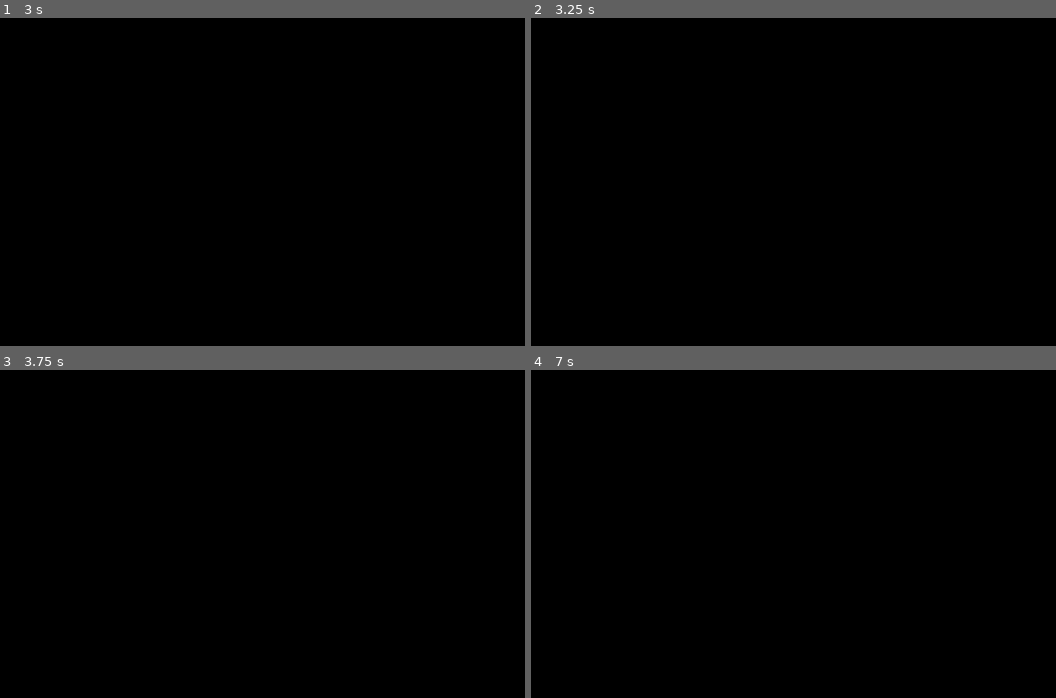
Above: before the commit, frames 1-4 (two rows, left to right).
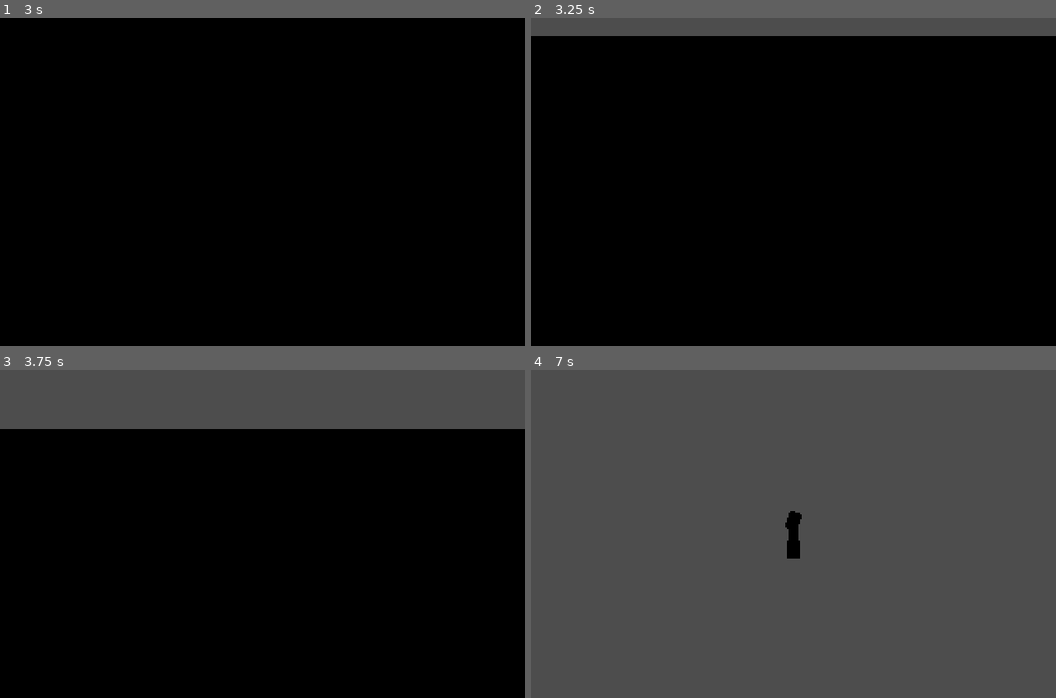
Above: after the commit, the same moments.

Repository: MGhaith/Cycle_Chump
Game: Godot game, scene res://prefabs/test_map.tscn
Same seed, same stepped clock (60 frames per second), same inputs: the game is played once before the commit and once after it. The engine's default icon, where the game draws it, is replaced by a stand-in: a white triangle on a blue panel in a dark square.
Inputs:
- Up to frame 1 (3 s): tap Enter at 0.5, 2 s; hold D (right) 0.53-1.28 s; tap Space at 1.25, 2.75 s; hold A (left) 1.28-2.03 s; hold D (right) from 2.03 s (still down)
- Up to frame 2 (3.25 s): keep holding D (right)
- Up to frame 3 (3.75 s): release D (right) at 3.53 s; hold A (left) from 3.53 s (still down)
- Up to frame 4 (7 s): release A (left) at 5.78 s; hold D (right) from 5.78 s (still down)

Frame 1 is identical in both runs. In frame 2, 5.5% of the frame differs, in the area x 0-100%, y 0-6%; in frame 3, 18%; in frame 4, 100%, in the area x 0-100%, y 0-100%.

Commit message:
Forgat to set the Bike Speed

Diff:
--- a/prefabs/test_map.tscn
+++ b/prefabs/test_map.tscn
@@ -15,7 +15,7 @@
 
 [node name="PlayerBike" parent="." instance=ExtResource("1_xrk30")]
 transform = Transform3D(1, 0, 0, 0, 1, 0, 0, 0, 1, 0, 1.25811, 0)
-bike_speed = 100.0
+bike_speed = 300.0
 
 [node name="CSGMesh3D" type="CSGMesh3D" parent="."]
 material_override = SubResource("StandardMaterial3D_ujhgw")
